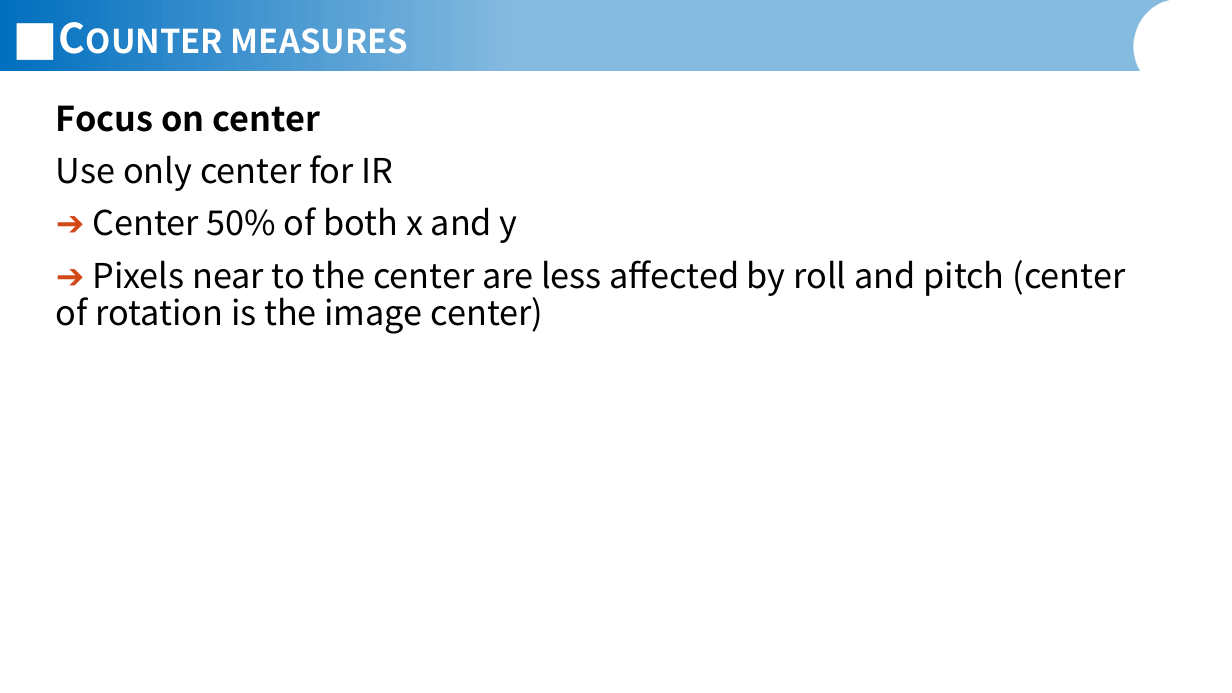
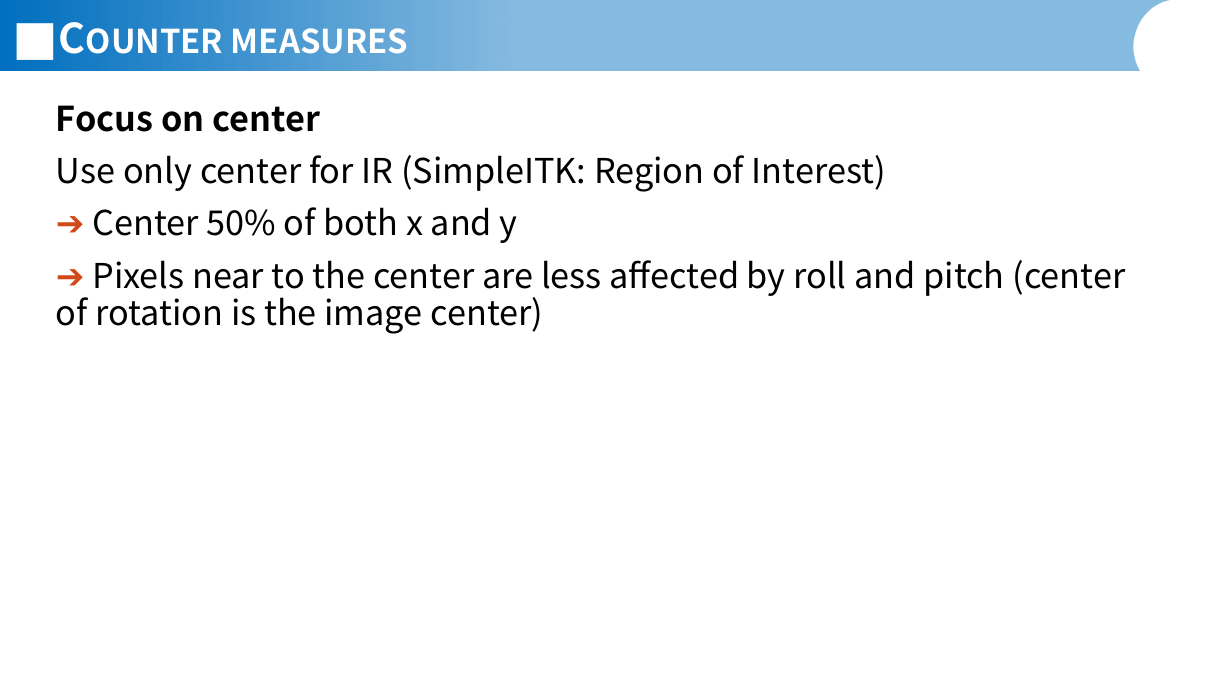
Before and after one commit to JannisIwate/DualTrack, a slide deck: slide 11 of documents/presentations/Jannis_Meyer_Presentation_06_07_2026_extended.pptx (slide 10 before the commit). Drawn at 1232x693 pixels with LibreOffice and Linux fonts; fonts in the diff are those of the drawing; background and template pictures are left out. Boxes give left, top, right and bottom in pixels: in the first picture for what was removed or moved away, otherwise in the second. Text is boxed around its words. In the diff, an @@ line names an element or a change of style, - is before the commit and + after.

```diff
--- a/documents/presentations/Jannis_Meyer_Presentation_06_07_2026_extended.pptx
+++ b/documents/presentations/Jannis_Meyer_Presentation_06_07_2026_extended.pptx
@@ text at <box>56,155,886,192</box>: text changed @@
-Use only center for IR
+Use only center for IR (SimpleITK: Region of Interest)
```
Also in this commit, not shown: 6 other slides changed, 1 slide added.
